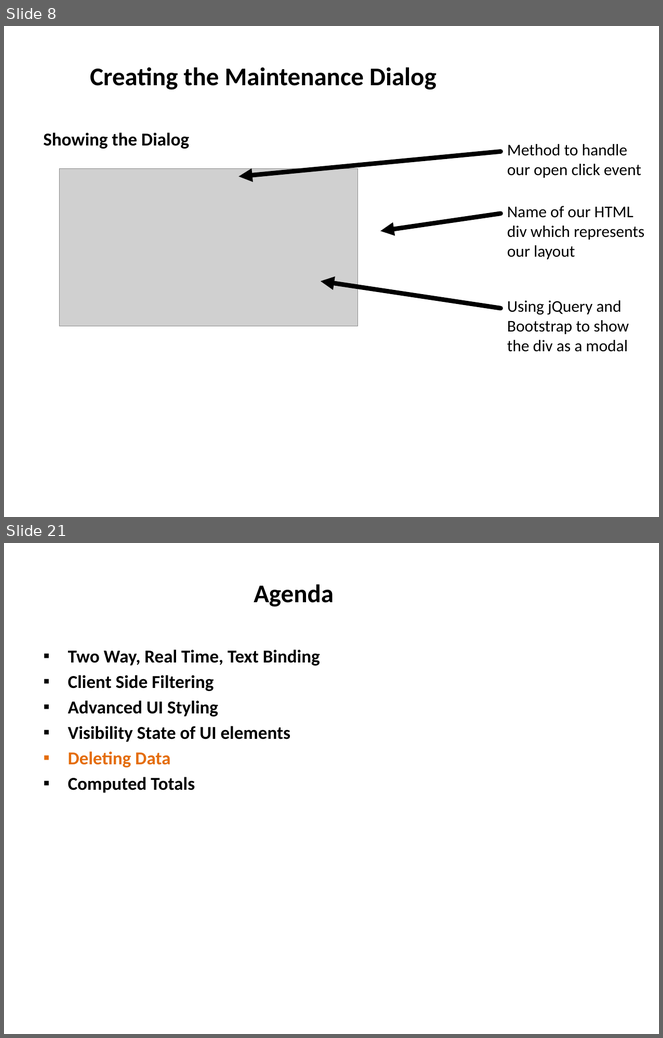
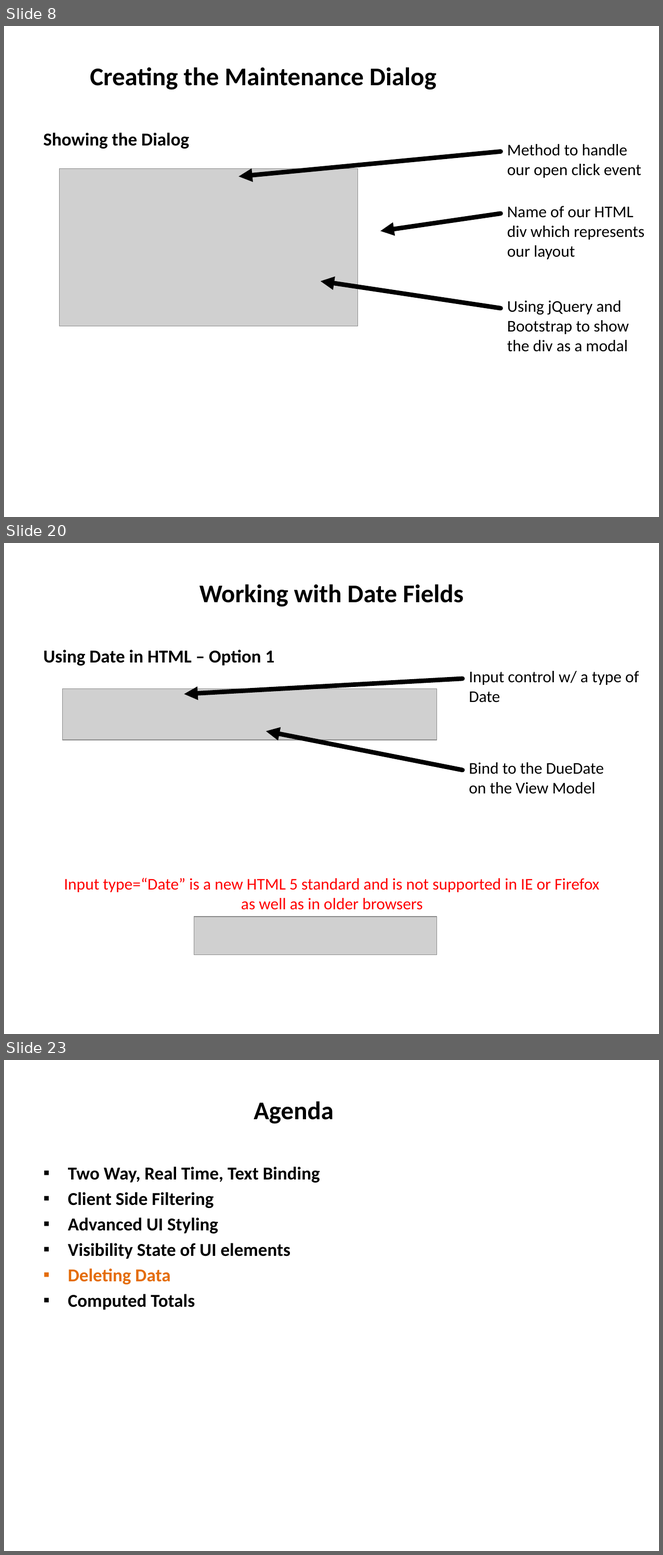
Before and after one commit to derikwhittaker/Pluarsight.XamlToHtml, a slide deck: Modules/04.TaskEditScreen.InitialSetup/04.TaskEditScreen.InitialSetup.pptx. Shown one above the other, each under a label of ours: slides 8 and 21 before the commit, slides 8, 20 and 23 after it; the slides between them are not shown. The pictures are 663x1038 and 663x1555 pixels, drawn with LibreOffice and Linux fonts; fonts in the diff are those of the drawing; grey boxes stand for pictures. Boxes give left, top, right and bottom in pixels: in the first picture for what was removed or moved away, otherwise in the second. Text is boxed around its words. In the diff, an @@ line names an element or a change of style, - is before the commit and + after.

```diff
--- a/Modules/04.TaskEditScreen.InitialSetup/04.TaskEditScreen.InitialSetup.pptx
+++ b/Modules/04.TaskEditScreen.InitialSetup/04.TaskEditScreen.InitialSetup.pptx
@@ slide 20 added at (4,543,659,1034), background #FFFFFF @@
@@ title added at (200,584,464,607), 28 pt, text #000000, bold @@
+Working with Date Fields
@@ text added at (44,650,275,666), 20 pt, text #000000, bold @@
+Using Date in HTML – Option 1
@@ arrow added from (463, 679) to (184, 694), #000000 5 pt @@
@@ text added at (469,671,639,703), 18 pt, text #000000 @@
+Input control w/ a type of
+Date
@@ picture added at (62,689,437,740) @@
@@ arrow added from (463, 770) to (266, 731), #000000 5 pt @@
@@ text added at (469,762,605,794), 18 pt, text #000000 @@
+Bind to the DueDate
+on the View Model
@@ text added at (64,878,599,910), 18 pt, text #FF0000 @@
+Input type=“Date” is a new HTML 5 standard and is not supported in IE or Firefox
+as well as in older browsers
@@ picture added at (194,917,437,955) @@
@@ what was slide 21 is now slide 23 @@
```
Also in this commit, not shown: 2 slides changed, 9 other slides added, 8 slides removed, 20 other files.
